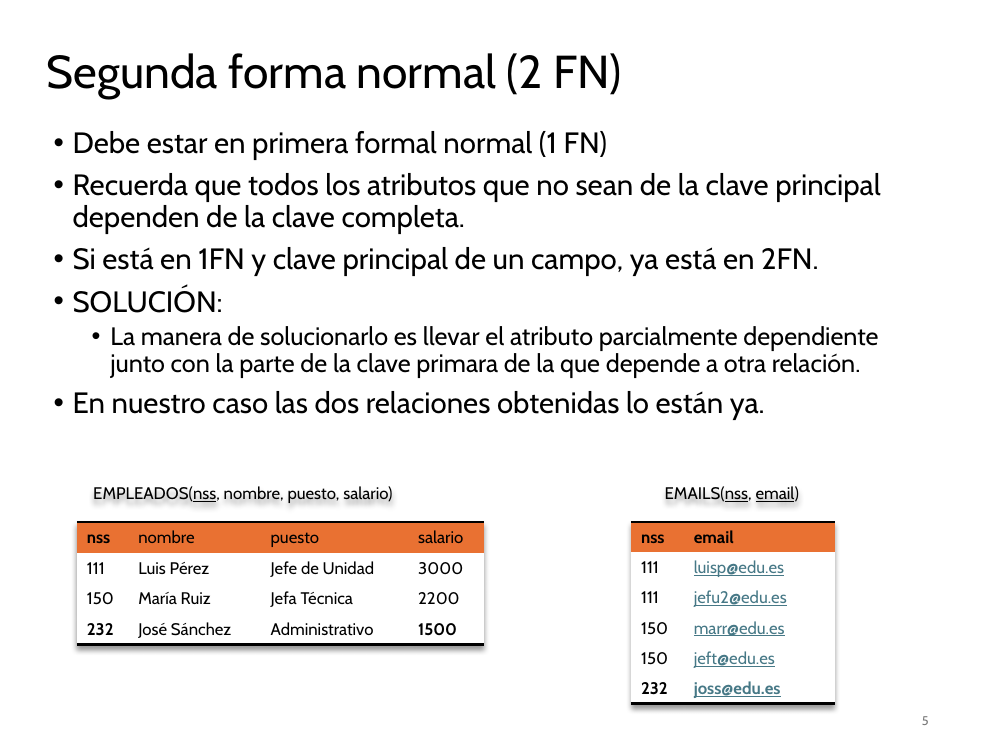
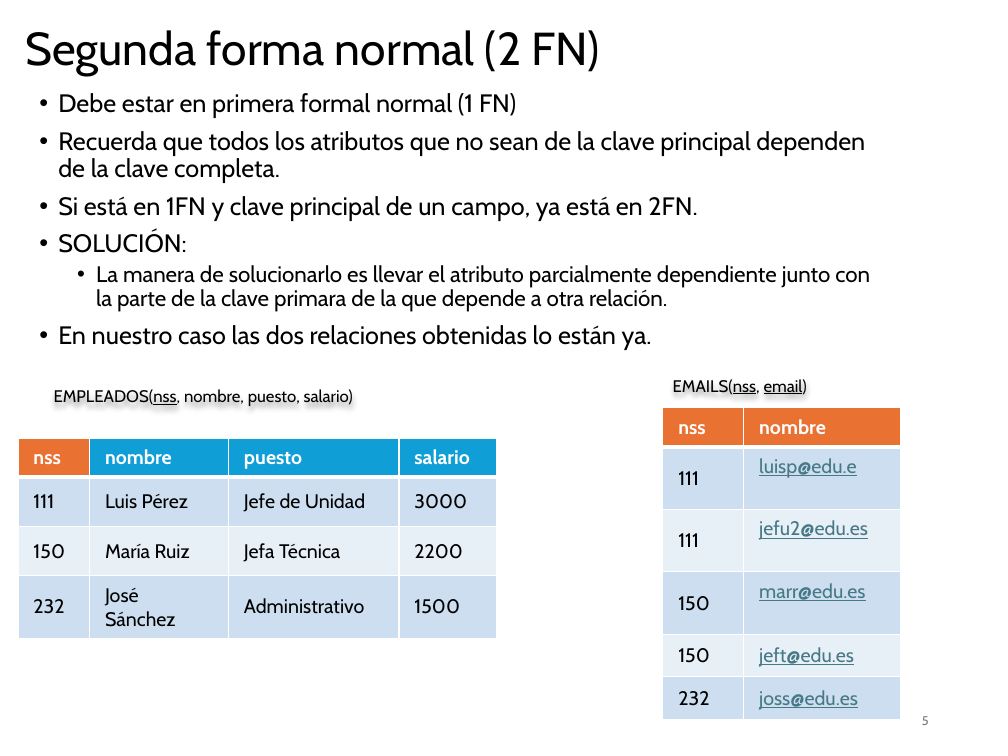
Before and after one commit to NuriaCelis/GBD25-26, a slide deck: slide 5 of Tema2/EJEMPLOS NORMALIZACION.pptx. Drawn at 1008x756 pixels with LibreOffice and Linux fonts; fonts in the diff are those of the drawing. Boxes give left, top, right and bottom in pixels: in the first picture for what was removed or moved away, otherwise in the second. Text is boxed around its words. In the diff, an @@ line names an element or a change of style, - is before the commit and + after.

```diff
--- a/Tema2/EJEMPLOS NORMALIZACION.pptx
+++ b/Tema2/EJEMPLOS NORMALIZACION.pptx
@@ title "Segunda forma normal (2 FN)": place and size @@
-title "Segunda forma normal (2 FN)" at box(47, 53, 621, 99)
+title "Segunda forma normal (2 FN)" at box(25, 30, 600, 76)
@@ text "Debe estar en primera formal ...": place and size @@
-text "Debe estar en primera formal ..." at box(73, 131, 880, 420)
+text "Debe estar en primera formal ..." at box(58, 93, 870, 350)
@@ text "Debe estar en primera formal ..." at box(58, 93, 870, 350): size 21 to 18 pt in "Debe estar en primera formal normal (1 ...", "Recuerda que todos los atributos que no ...", "Si está en 1FN y clave principal ...", "SOLUCIÓN:" and 1 more places; size 18 to 16 pt in "La manera de solucionarlo es llevar el ..." @@
@@ text "EMPLEADOS(nss, nombre, puesto, salario)": place and size @@
-text "EMPLEADOS(nss, nombre, puesto, salario)" at box(93, 486, 392, 503)
+text "EMPLEADOS(nss, nombre, puesto, salario)" at box(54, 389, 353, 406)
@@ text "EMAILS(nss, email)": place and size @@
-text "EMAILS(nss, email)" at box(665, 486, 799, 502)
+text "EMAILS(nss, email)" at box(673, 379, 807, 395)
@@ table at box(662, 407, 900, 719) @@
-row 1, column 2: email
+row 1, column 2: nombre
-row 2, column 2: luisp@edu.es
+row 2, column 2: luisp@edu.e
@@ fill #FFFFFF to #CCDFEF in 6 cells @@
@@ fill #FFFFFF to #E7F0F7 in 4 cells @@
@@ size 12 to 14 pt in "nss", "111", "111", "jefu2@edu.es" and 6 more places @@
@@ text colour #000000 to #FFFFFF in "nss" @@
@@ borders changed @@
@@ table: place and size @@
-table at box(631, 522, 835, 704)
+table at box(662, 407, 900, 719)
@@ table at box(18, 437, 497, 638) @@
@@ fill #E97132 to #0F9ED5 in 3 cells @@
@@ fill #FFFFFF to #CCDFEF in 8 cells @@
@@ fill #FFFFFF to #E7F0F7 in row 3 @@
@@ size 12 to 14 pt @@
@@ text colour #000000 to #FFFFFF in "nss", "nombre", "puesto", "salario" @@
@@ bold on in "nombre", "puesto", "salario" @@
@@ borders changed @@
@@ table: place and size @@
-table at box(77, 522, 483, 643)
+table at box(18, 437, 497, 638)
```
Also in this commit, not shown: 8 other slides changed, 1 slide added, 4 other files.
